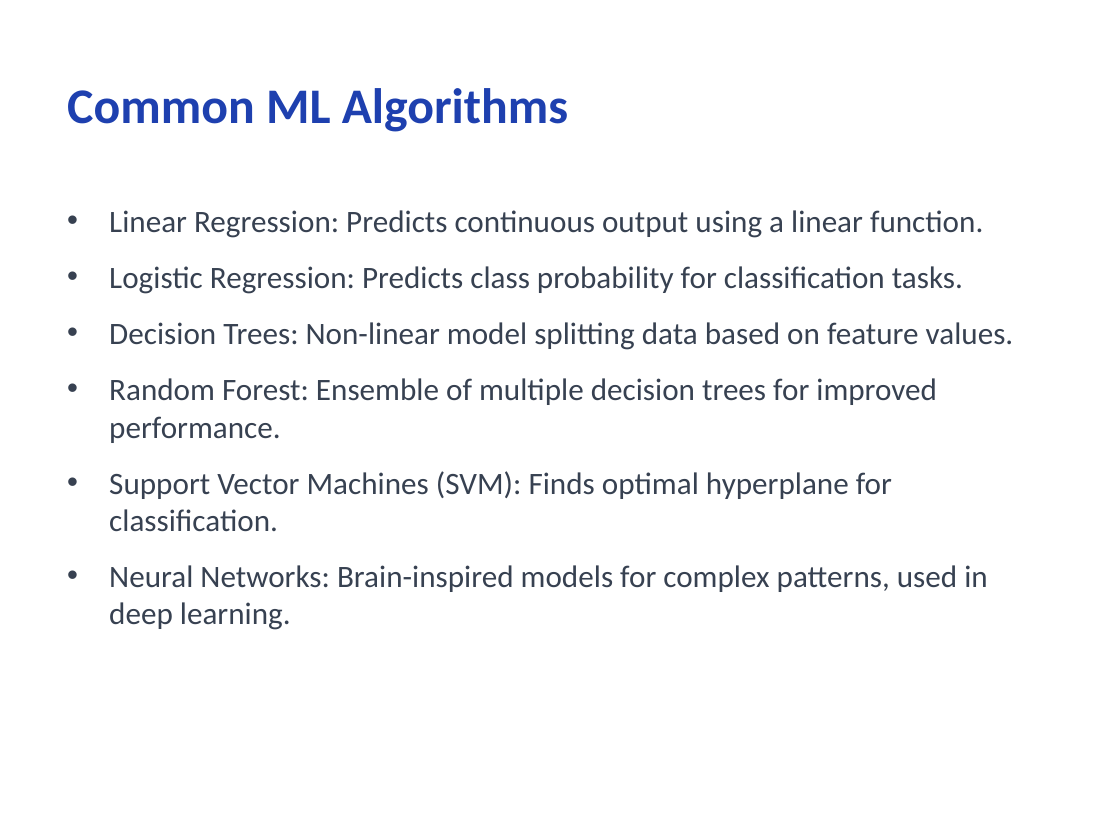
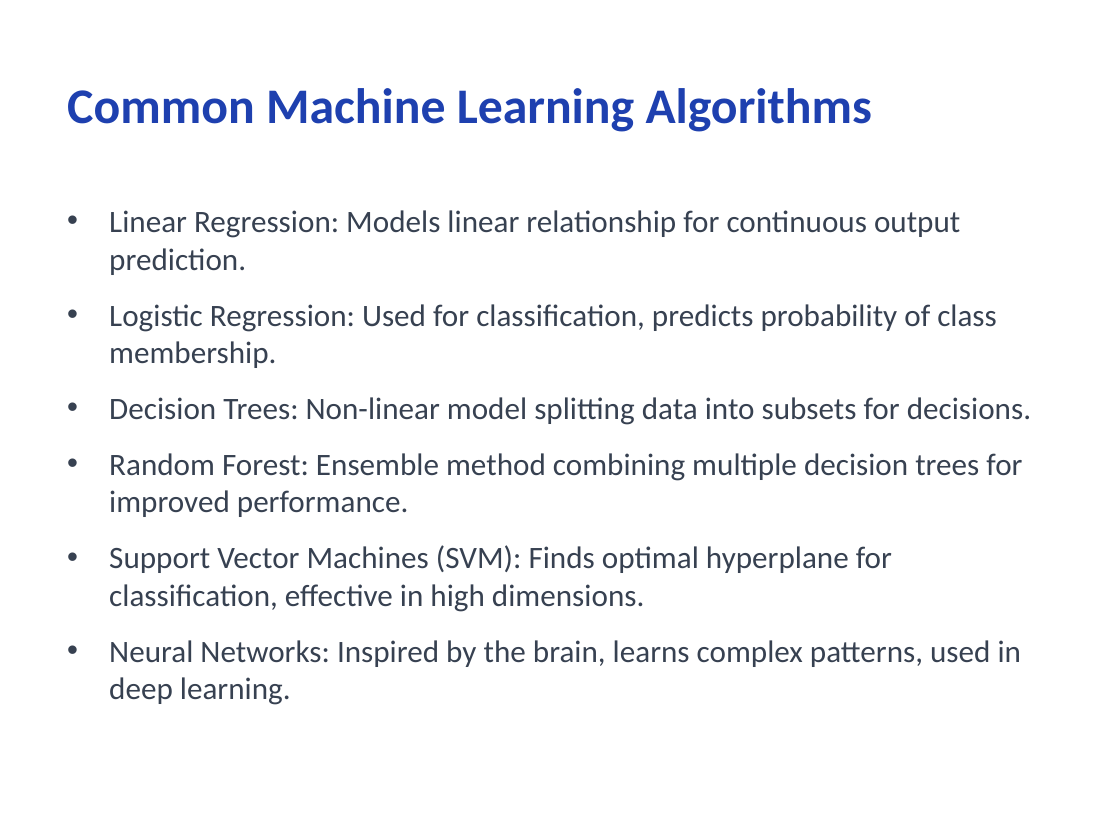
Before and after one commit to CodeByMonil/Lecture-Notes-Processor, a slide deck: slide 7 of outputs/slides/monil_ML-Note.pptx. Drawn at 1120x840 pixels with LibreOffice and Linux fonts; fonts in the diff are those of the drawing. Boxes give left, top, right and bottom in pixels: in the first picture for what was removed or moved away, otherwise in the second. Text is boxed around its words. In the diff, an @@ line names an element or a change of style, - is before the commit and + after.

```diff
--- a/outputs/slides/monil_ML-Note.pptx
+++ b/outputs/slides/monil_ML-Note.pptx
@@ title at (67,88,872,132): text changed @@
-Common ML Algorithms
+Common Machine Learning Algorithms
@@ text at (109,210,1031,705): text changed @@
-• Linear Regression: Predicts continuous output using a linear function.
-• Logistic Regression: Predicts class probability for classification tasks.
-• Decision Trees: Non-linear model splitting data based on feature values.
-• Random Forest: Ensemble of multiple decision trees for improved performance.
-• Support Vector Machines (SVM): Finds optimal hyperplane for classification.
-• Neural Networks: Brain-inspired models for complex patterns, used in deep learning.
+• Linear Regression: Models linear relationship for continuous output prediction.
+• Logistic Regression: Used for classification, predicts probability of class membership.
+• Decision Trees: Non-linear model splitting data into subsets for decisions.
+• Random Forest: Ensemble method combining multiple decision trees for improved performance.
+• Support Vector Machines (SVM): Finds optimal hyperplane for classification, effective in high dimensions.
+• Neural Networks: Inspired by the brain, learns complex patterns, used in deep learning.
```
Also in this commit, not shown: 10 other slides changed, 24 other files.
